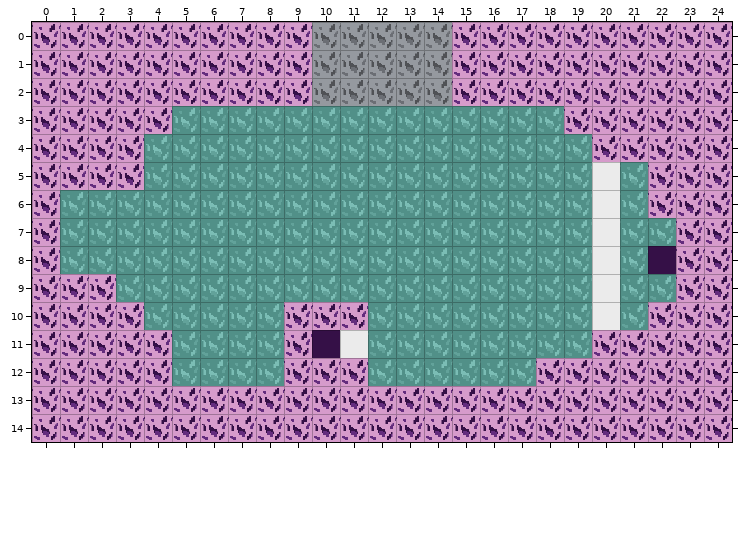
One commit to this Tiled map (JSON): assets/graphics/tilesets/room1test_greyboxing1.tmj. The picture above is the old version.
Cells are 32x32 px. Shown: x 0..24, y 0..14.
The result:
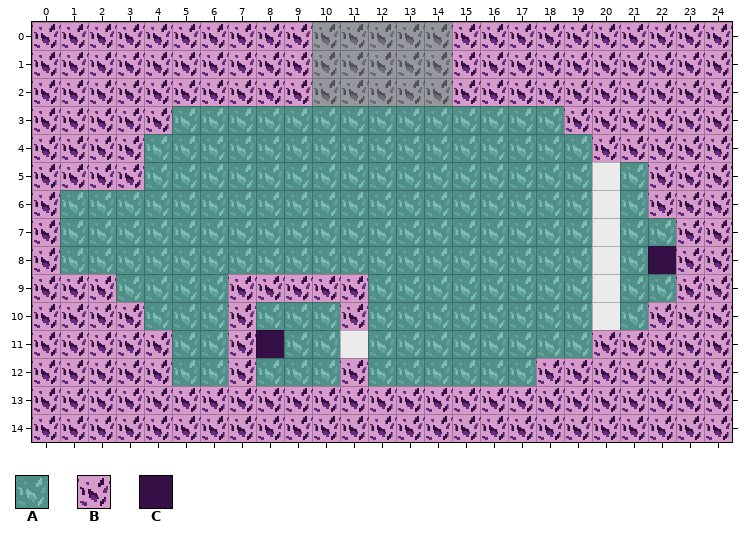
Key: from "tileset_greyboxing_room1": A 0, B 1, C 9.
_ is an empty cell.
Change:
{"where": "layer \"Kachelebene 1\""}
{"y":9,"x":7,"old":"AAAAA","new":"BBBBB"}
{"y":10,"x":7,"old":"A","new":"B"}
{"y":10,"x":9,"old":"BB","new":"AA"}
{"y":11,"x":7,"old":"AABC","new":"BCAA"}
{"y":12,"x":7,"old":"A","new":"B"}
{"y":12,"x":9,"old":"BB","new":"AA"}
{"label":"changed","picture_box":[228,274,368,386]}
